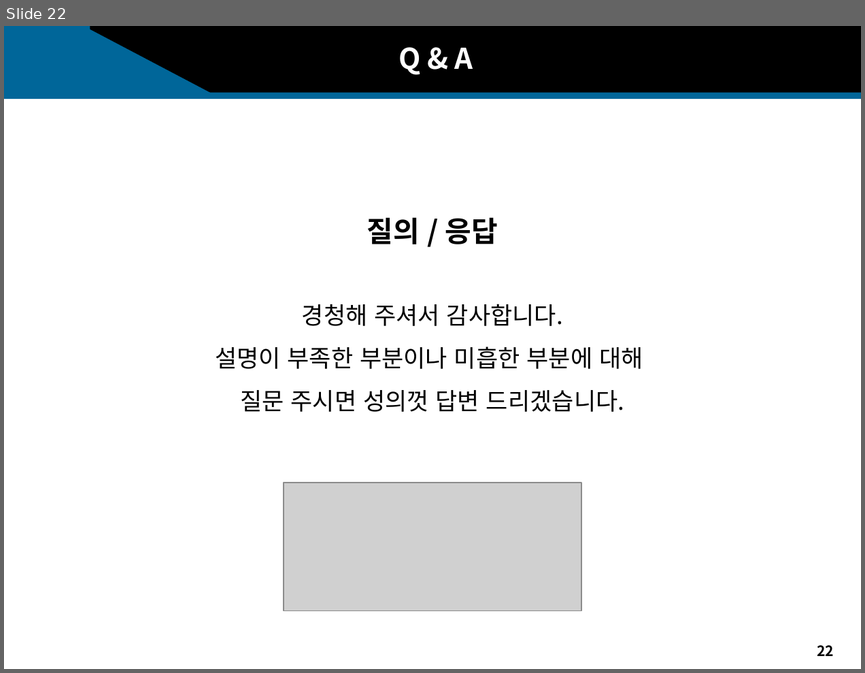
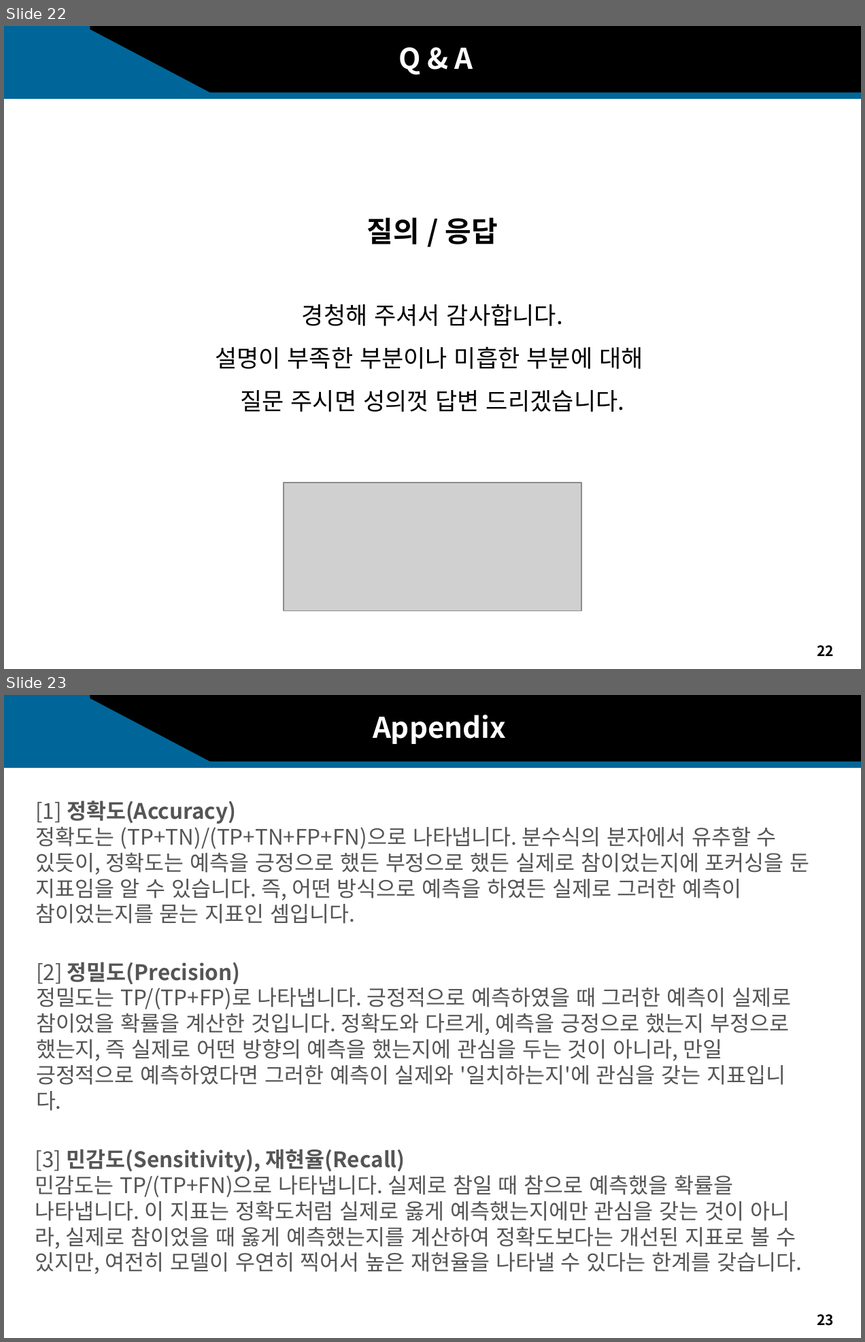
Before and after one commit to sakura09040904/Portfolio, a slide deck: 1. 1학년1학기/2. 머신러닝/과제/2-2. 공정데이터를 활용한 설비 오류 발생 예측 시스템_발표자료.pptx. Shown one above the other, each under a label of ours: slide 22 before the commit, slides 22 and 23 after it. The pictures are 865x673 and 865x1342 pixels, drawn with LibreOffice and Linux fonts; fonts in the diff are those of the drawing; grey boxes stand for pictures; background and template pictures are left out. Boxes give left, top, right and bottom in pixels: in the first picture for what was removed or moved away, otherwise in the second. Text is boxed around its words. In the diff, an @@ line names an element or a change of style, - is before the commit and + after.

```diff
--- a/1. 1학년1학기/2. 머신러닝/과제/2-2. 공정데이터를 활용한 설비 오류 발생 예측 시스템_발표자료.pptx
+++ b/1. 1학년1학기/2. 머신러닝/과제/2-2. 공정데이터를 활용한 설비 오류 발생 예측 시스템_발표자료.pptx
@@ slide 23 added at (x1=4, y1=695, x2=861, y2=1338), background #FFFFFF; not listed: 5 template elements that a slide beside it also shows @@
@@ text added at (x1=373, y1=715, x2=506, y2=744), 24 pt, text #FFFFFF, bold @@
+Appendix
@@ text added at (x1=35, y1=800, x2=810, y2=923), 18 pt, text #555555 @@
+[1] 정확도(Accuracy)
+정확도는 (TP+TN)/(TP+TN+FP+FN)으로 나타냅니다. 분수식의 분자에서 유추할 수 있듯이, 정확도는 예측을 긍정으로 했든 부정으로 했든 실제로 참이었는지에 포커싱을 둔 지표임을 알 수 있습니다. 즉, 어떤 방식으로 예측을 하였든 실제로 그러한 예측이 참이었는지를 묻는 지표인 셈입니다.
@@ text added at (x1=36, y1=962, x2=791, y2=1110), 18 pt, text #555555 @@
+[2] 정밀도(Precision)
+정밀도는 TP/(TP+FP)로 나타냅니다. 긍정적으로 예측하였을 때 그러한 예측이 실제로 참이었을 확률을 계산한 것입니다. 정확도와 다르게, 예측을 긍정으로 했는지 부정으로 했는지, 즉 실제로 어떤 방향의 예측을 했는지에 관심을 두는 것이 아니라, 만일 긍정적으로 예측하였다면 그러한 예측이 실제와 '일치하는지'에 관심을 갖는 지표입니다.
@@ text added at (x1=35, y1=1149, x2=802, y2=1274), 18 pt, text #555555 @@
+[3] 민감도(Sensitivity), 재현율(Recall)
+민감도는 TP/(TP+FN)으로 나타냅니다. 실제로 참일 때 참으로 예측했을 확률을 나타냅니다. 이 지표는 정확도처럼 실제로 옳게 예측했는지에만 관심을 갖는 것이 아니라, 실제로 참이었을 때 옳게 예측했는지를 계산하여 정확도보다는 개선된 지표로 볼 수 있지만, 여전히 모델이 우연히 찍어서 높은 재현율을 나타낼 수 있다는 한계를 갖습니다.
```
Also in this commit, not shown: 2 slides changed, 1 other slide added, 7 other files.
